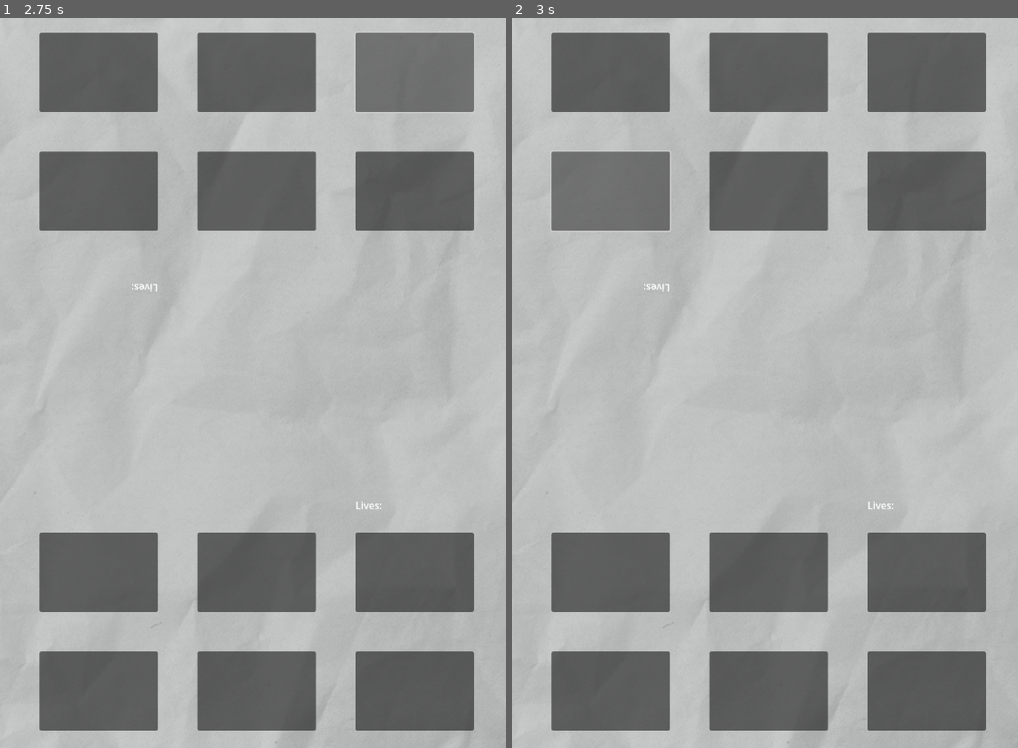
Above: before the commit, frames 1-2 (left to right).
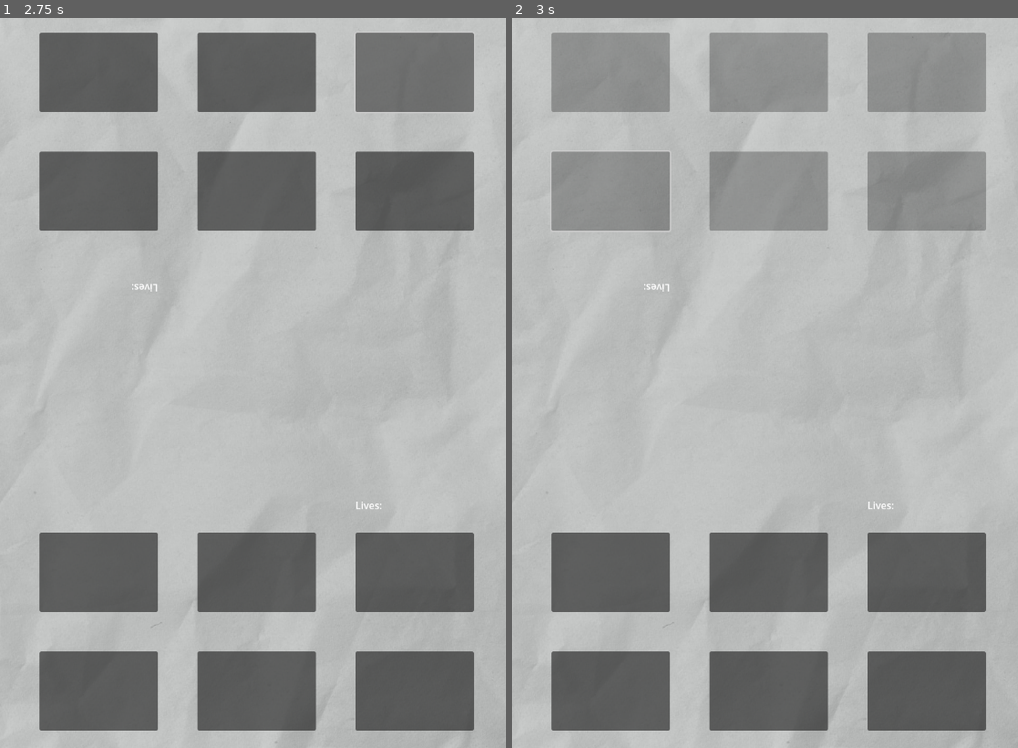
Above: after the commit, the same moments.

Repository: ronjang/cifer
Game: Godot game, scene res://node_2d.tscn
Two runs of this game, one before a commit and one after it. Both use one fixed random seed, a clock stepped at 60 frames per second and the inputs below.
Inputs (mouse positions are in pixels of both pictures, inside the frame that each line leads up to):
- Up to frame 1 (2.75 s): click (101, 69) at 0.5 s; click (258, 69) at 1.25 s; click (414, 69) at 2 s
- Up to frame 2 (3 s): click (613, 193) at 2.75 s

Frame 1 is identical in both runs. In frame 2, 15% of the frame differs, in the area x 7-94%, y 2-30%.
Error before the commit: Cannot call method 'get' on a null value. (res://buttons.gd:9)

Commit message:
buttons fixed + turn logic

Diff:
--- a/buttons.gd
+++ b/buttons.gd
@@ -6,7 +6,7 @@
 @onready var button4 = $Button4
 @onready var button5 = $Button5
 @onready var button6 = $Button6
-var ownButtons = get_parent().get("tappedButtons")
+@onready var ownButtons = get_node("..").get("tappedButtons")
 
 
 
@@ -34,3 +34,19 @@
 
 func _on_button_6_pressed():
 	ownButtons.append(6)
+
+func activate():
+	button1.disabled = false
+	button2.disabled = false
+	button3.disabled = false
+	button4.disabled = false
+	button5.disabled = false
+	button6.disabled = false
+
+func deactivate():
+	button1.disabled = true
+	button2.disabled = true
+	button3.disabled = true
+	button4.disabled = true
+	button5.disabled = true
+	button6.disabled = true
--- a/node_2d.tscn
+++ b/node_2d.tscn
@@ -108,6 +108,8 @@
 offset_bottom = 816.0
 text = "Lives:"
 
+[node name="AudioStreamPlayer2D" type="AudioStreamPlayer2D" parent="."]
+
 [connection signal="pressed" from="playerup/buttons/Button1" to="playerup/buttons" method="_on_button_1_pressed"]
 [connection signal="pressed" from="playerup/buttons/Button2" to="playerup/buttons" method="_on_button_2_pressed"]
 [connection signal="pressed" from="playerup/buttons/Button3" to="playerup/buttons" method="_on_button_3_pressed"]
--- a/player.gd
+++ b/player.gd
@@ -1,13 +1,14 @@
 extends Node2D
 
 
-
+@onready var buttonController = $buttons
 @export var amountOfTaps : int = 3
 @export var hp : int = 3
 var isInTurn : bool = false
-var canTap : bool = false
+var canTap : bool = true
 var tapCooldown : float = 0.5
 var tappedButtons = []
+
 
 
 
@@ -19,12 +20,16 @@
 
 
 func _process(delta):
-	pass
+	updateButtons()
 
 
 func updateButtons():
-	if canTap == true:
-		pass
-
-func getTappedButtons():
-	return tappedButtons
+	if tappedButtons.size() <= amountOfTaps:
+			isInTurn = true
+			if canTap == true:
+				buttonController.activate()
+	if tappedButtons.size() == amountOfTaps+1:
+		tappedButtons.clear()
+		isInTurn = false
+		canTap = false
+		buttonController.deactivate()
